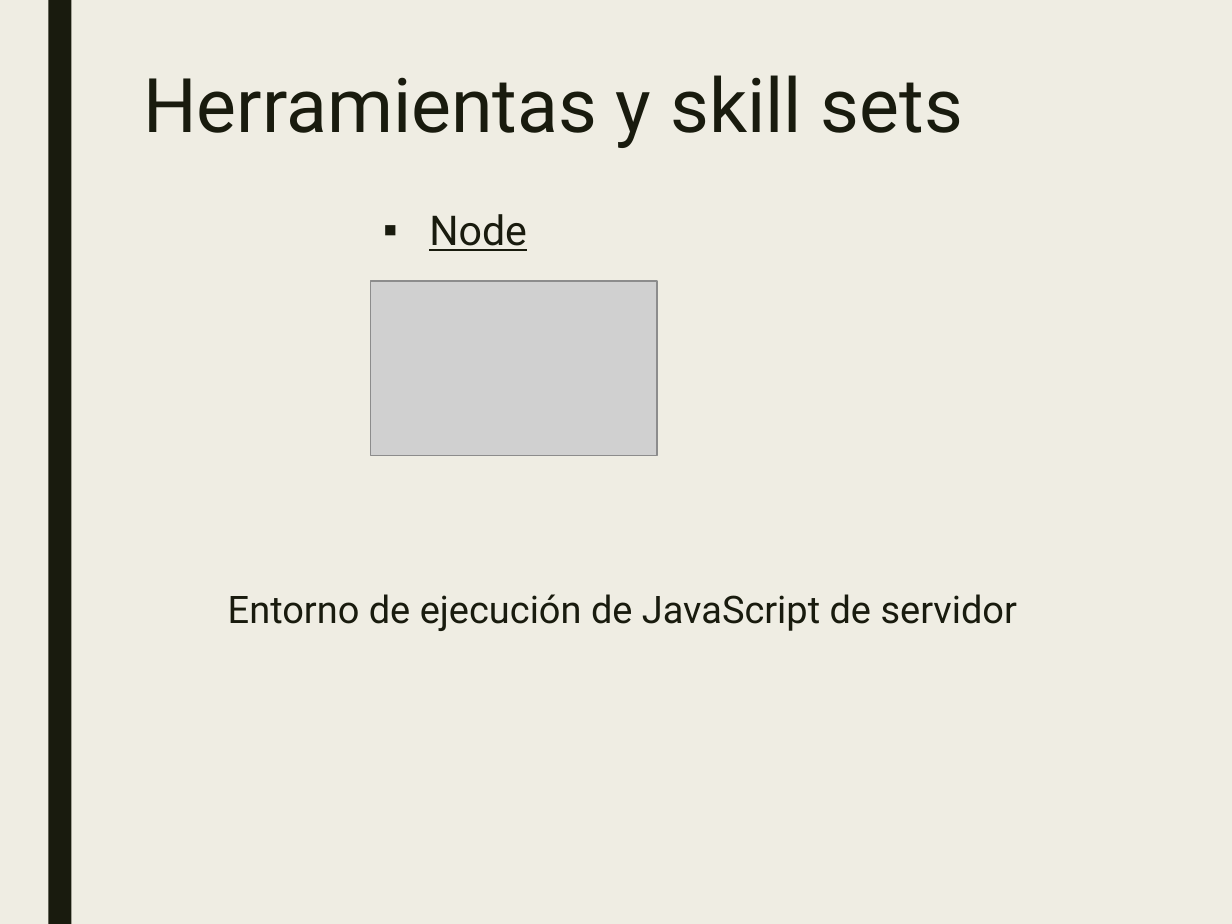
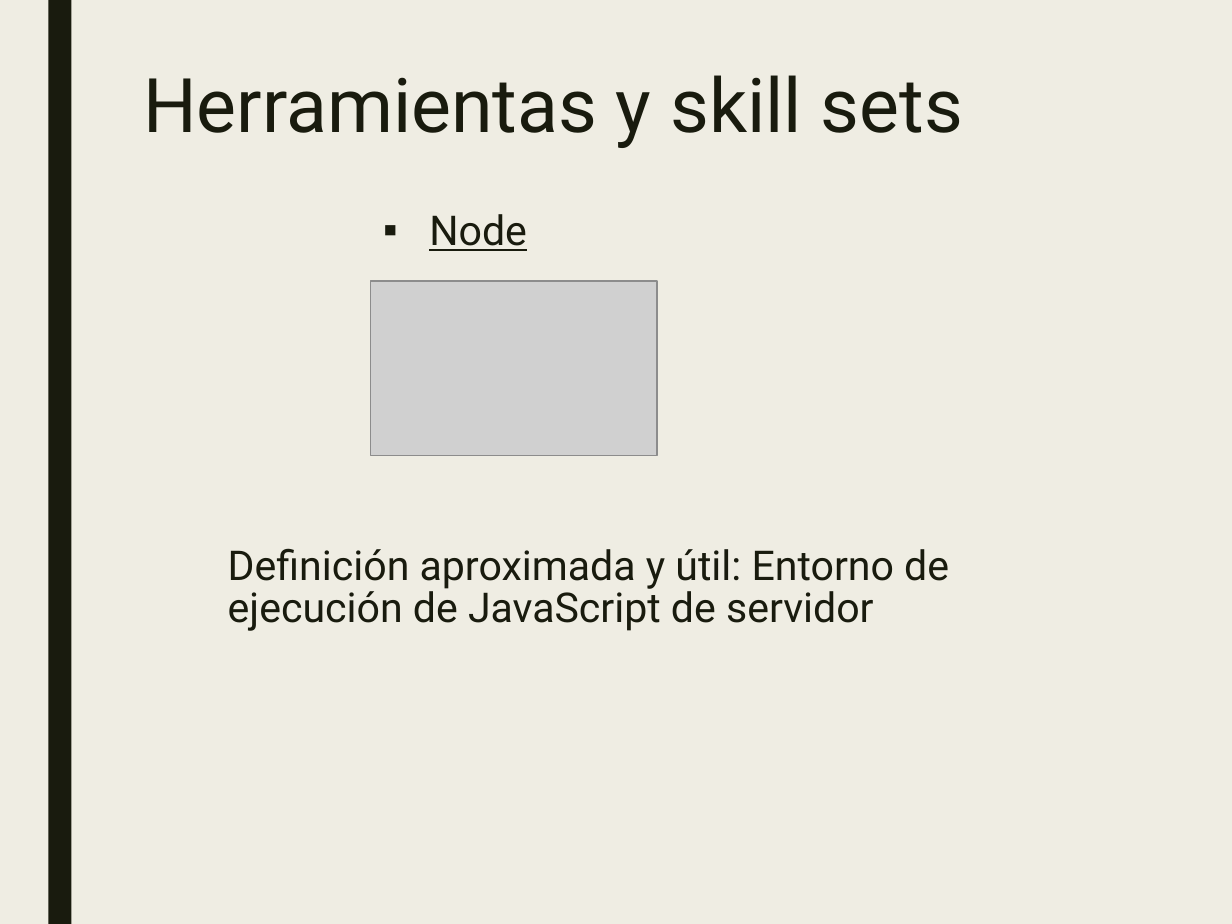
Before and after one commit to JalmarazMartn/dotnetrioja1, a slide deck: slide 27 of VSCODE Extensiones.ppt (slide 26 before the commit). Drawn at 1232x924 pixels with LibreOffice and Linux fonts; fonts in the diff are those of the drawing; grey boxes stand for pictures. Boxes give left, top, right and bottom in pixels: in the first picture for what was removed or moved away, otherwise in the second. Text is boxed around its words. In the diff, an @@ line names an element or a change of style, - is before the commit and + after.

```diff
--- a/VSCODE Extensiones.ppt
+++ b/VSCODE Extensiones.ppt
@@ text at (x1=228, y1=548, x2=949, y2=631): text changed; size 22.2 to 24 pt @@
-Entorno de ejecución de JavaScript de servidor
+Definición aproximada y útil: Entorno de ejecución de JavaScript de servidor
```
Also in this commit, not shown: 8 other slides changed, 1 slide added.
